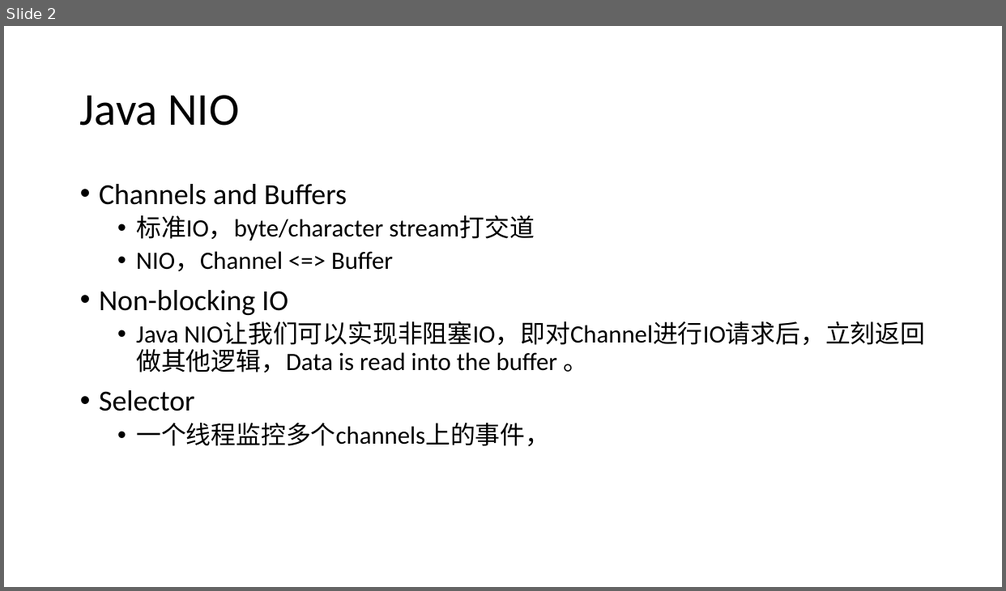
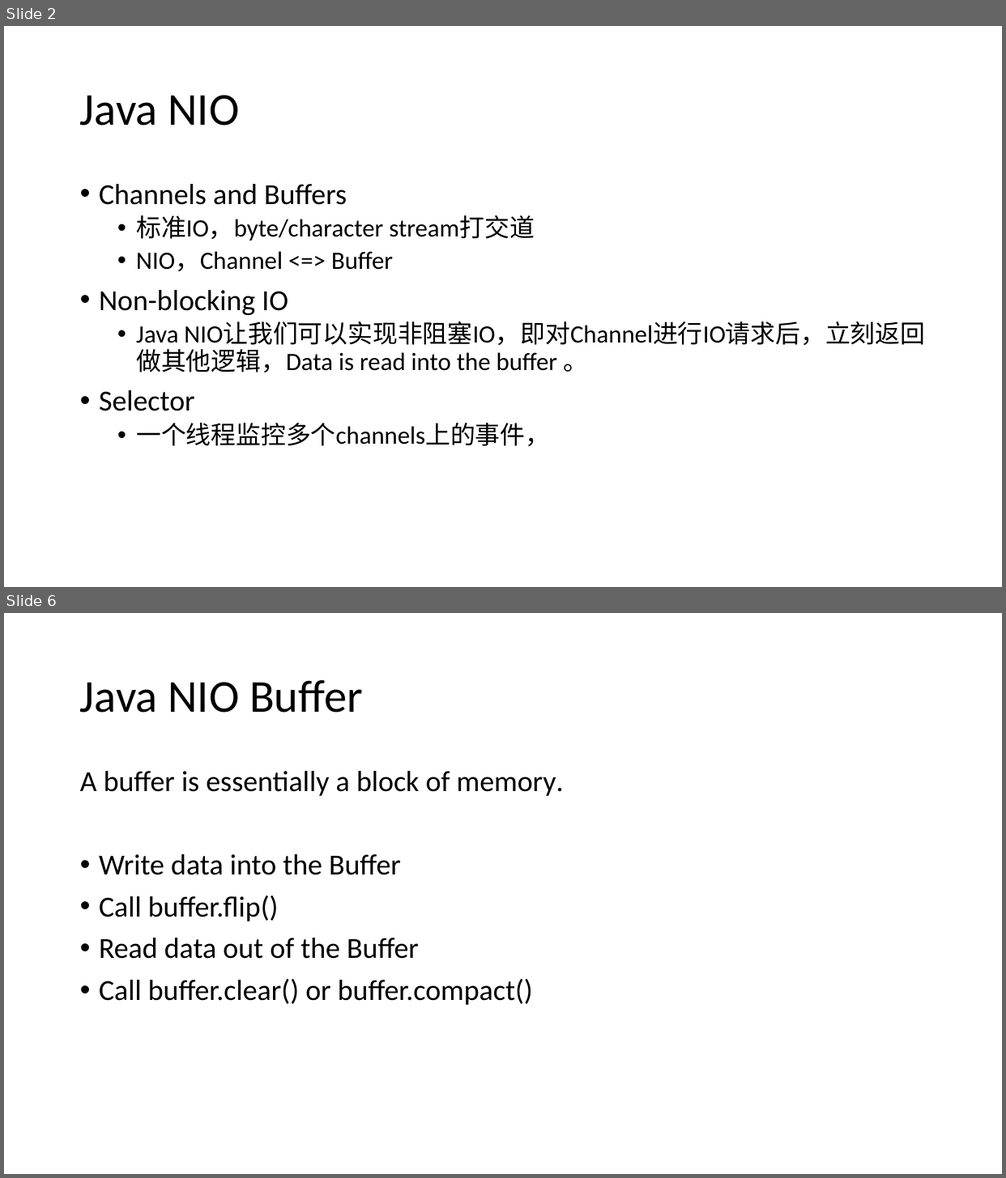
Before and after one commit to zy475459736/progress, a slide deck: io/IO.pptx. Shown one above the other, each under a label of ours: slide 2 before the commit, slides 2 and 6 after it; the slides between them are not shown. The pictures are 1006x591 and 1006x1178 pixels, drawn with LibreOffice and Linux fonts; fonts in the diff are those of the drawing. Boxes give left, top, right and bottom in pixels: in the first picture for what was removed or moved away, otherwise in the second. Text is boxed around its words. In the diff, an @@ line names an element or a change of style, - is before the commit and + after.

```diff
--- a/io/IO.pptx
+++ b/io/IO.pptx
@@ slide 6 added at [4, 613, 1002, 1174], background #FFFFFF @@
@@ title added at [80, 680, 363, 713], 44 pt, text #000000 @@
+Java NIO Buffer
@@ text added at [80, 771, 564, 1005], 28 pt, text #000000 @@
+A buffer is essentially a block of memory.
+• Write data into the Buffer
+• Call buffer.flip()
+• Read data out of the Buffer
+• Call buffer.clear() or buffer.compact()
```
Also in this commit, not shown: 9 other slides added, 2 slides removed.
